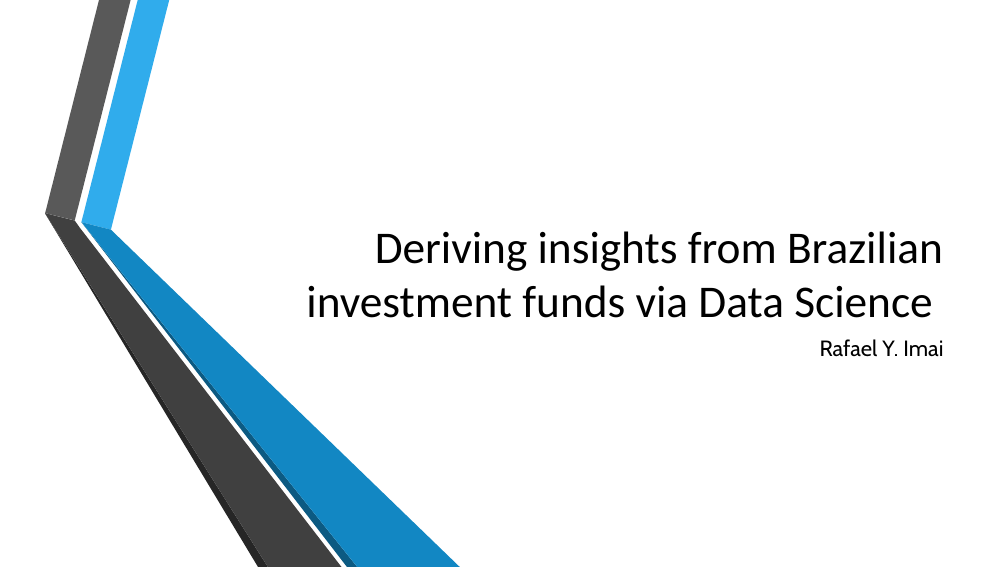
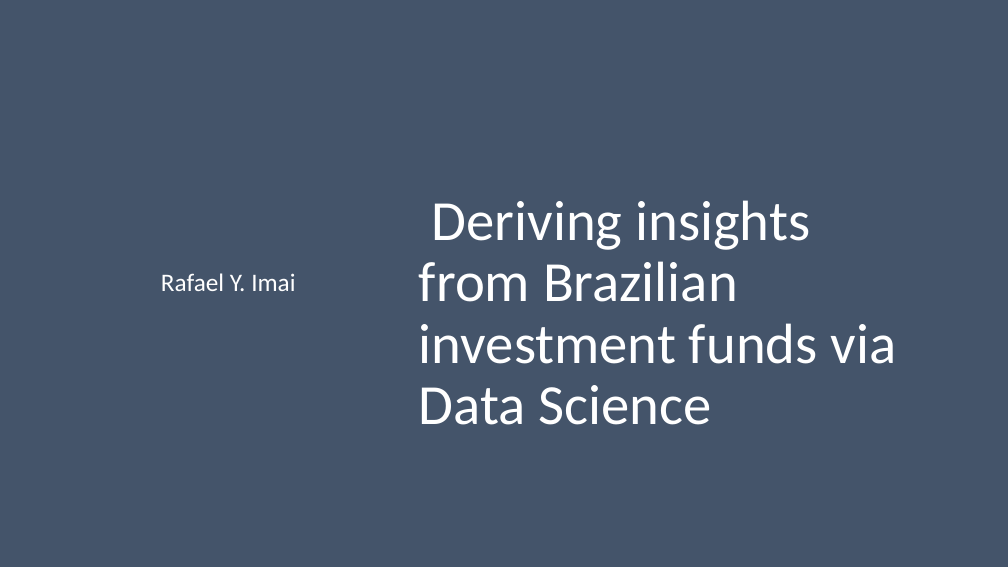
Before and after one commit to rafaelimai/ibmdscapstone, a slide deck: slide 1 of Presentation.pptx. Drawn at 1008x567 pixels with LibreOffice and Linux fonts; fonts in the diff are those of the drawing; background and template pictures are left out. Boxes give left, top, right and bottom in pixels: in the first picture for what was removed or moved away, otherwise in the second. Text is boxed around its words. In the diff, an @@ line names an element or a change of style, - is before the commit and + after.

```diff
--- a/Presentation.pptx
+++ b/Presentation.pptx
@@ background picture (left out) to #44546A @@
@@ subtitle "Rafael Y. Imai" moved from (x1=820, y1=339, x2=943, y2=357) to (x1=161, y1=273, x2=295, y2=291) @@
@@ subtitle "Rafael Y. Imai" at (x1=161, y1=273, x2=295, y2=291): size 21 to 24 pt, font Cabin to Calibri, text colour #000000 to #FFFFFF; alignment right to centre; line spacing 1 to 0.9; vertical alignment top to middle @@
@@ title "Deriving insights from Brazilian investment ..." moved from (x1=306, y1=231, x2=943, y2=318) to (x1=419, y1=200, x2=897, y2=425) @@
@@ title "Deriving insights from Brazilian investment ..." at (x1=419, y1=200, x2=897, y2=425): size 43.2 to 54 pt, text colour #000000 to #FFFFFF; alignment right to left; line spacing 1 to 0.9; vertical alignment bottom to middle @@
@@ group removed at (x1=45, y1=0, x2=461, y2=567): 6 freeform shapes @@
```
Also in this commit, not shown: 1 other slide changed, 19 slides added, 1 slide removed.
